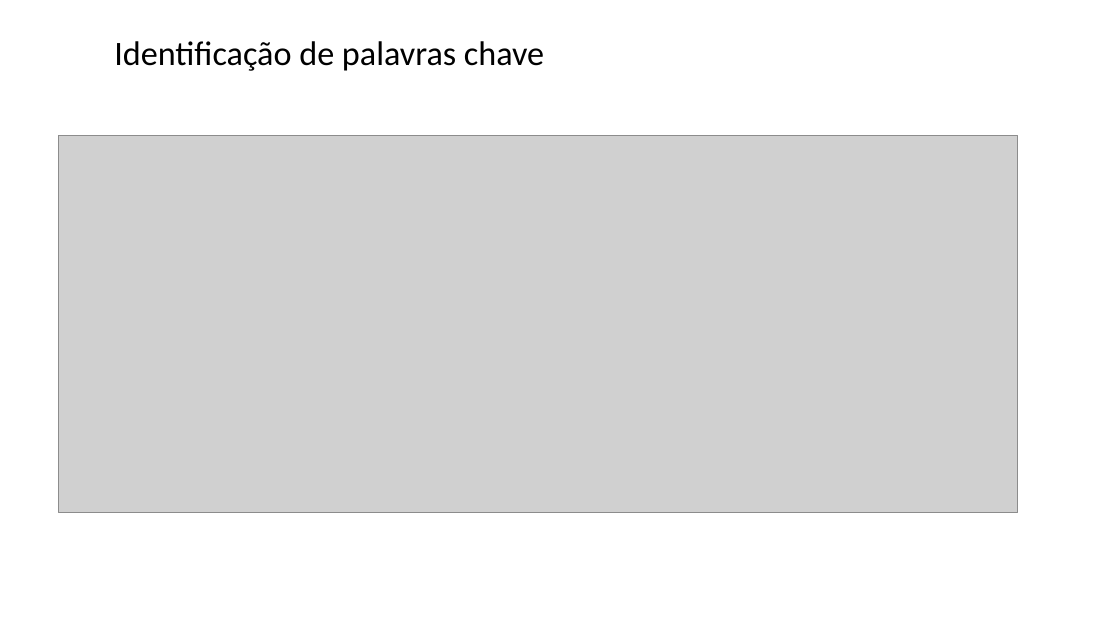
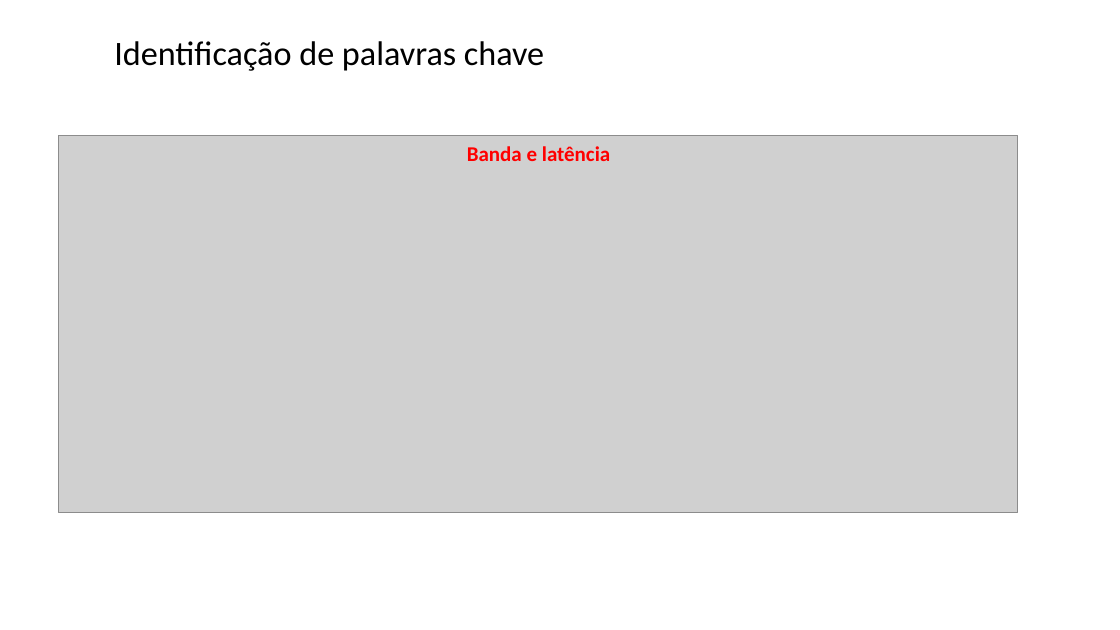
Before and after one commit to zz4fap/tp557-iot-ml, a slide deck: slide 8 of slides/TP557_17_identificação_palavras_chave.pptx. Drawn at 1120x630 pixels with LibreOffice and Linux fonts; fonts in the diff are those of the drawing; grey boxes stand for pictures; background and template pictures are left out. Boxes give left, top, right and bottom in pixels: in the first picture for what was removed or moved away, otherwise in the second. Text is boxed around its words. In the diff, an @@ line names an element or a change of style, - is before the commit and + after.

```diff
--- a/slides/TP557_17_identificação_palavras_chave.pptx
+++ b/slides/TP557_17_identificação_palavras_chave.pptx
@@ text added at box(467, 146, 610, 161), 18 pt, text #FF0000, bold @@
+Banda e latência
```
Also in this commit, not shown: 16 other slides changed, 10 slides added, 2 slides removed, 1 other file.
